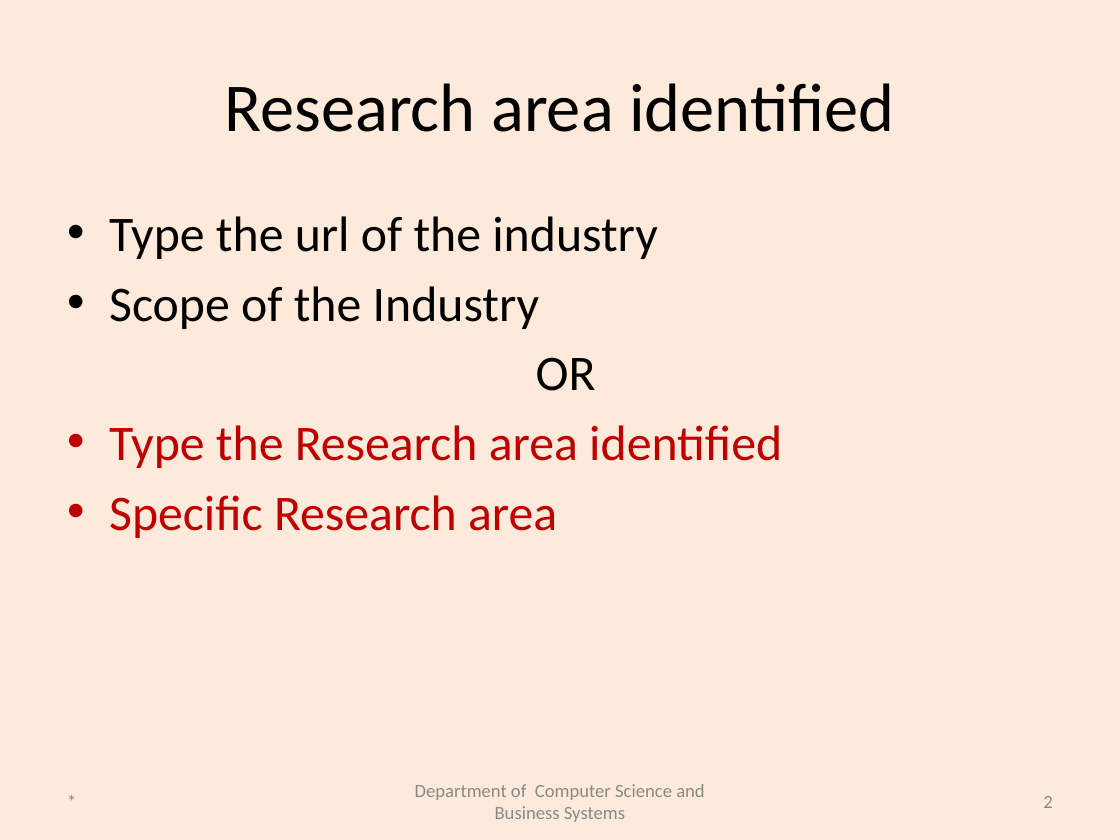
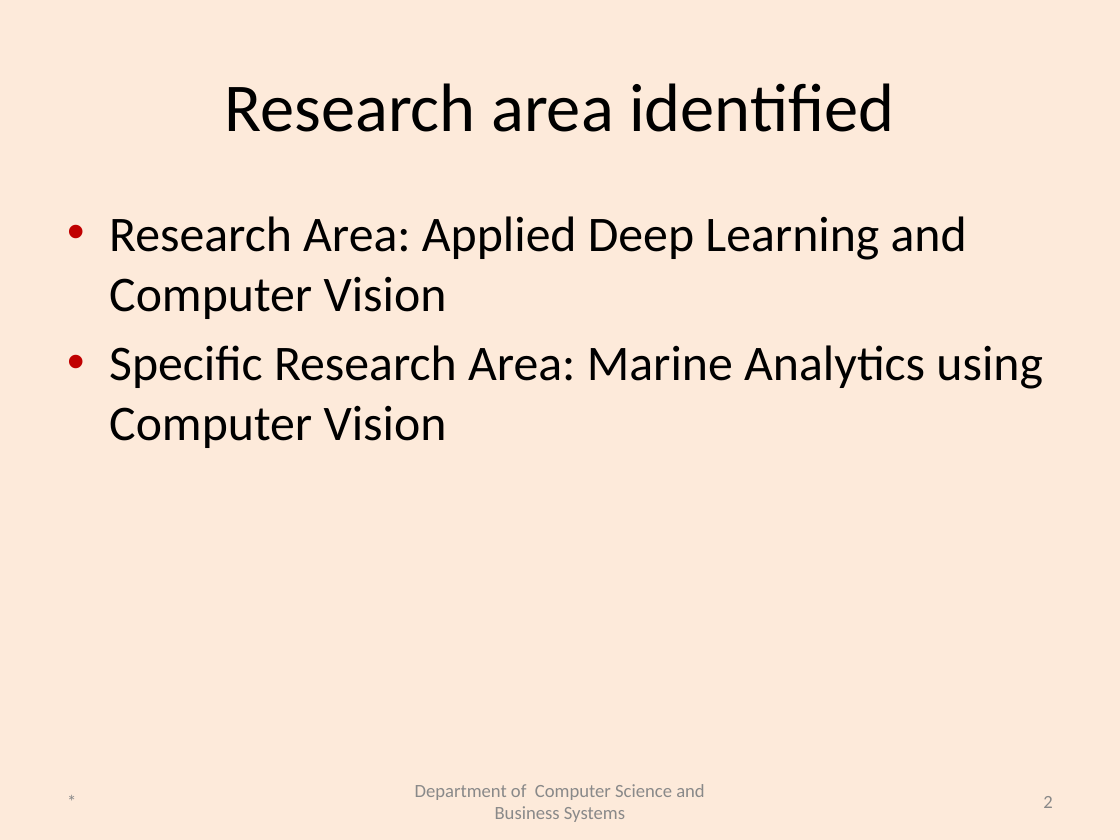
Before and after one commit to aathanush/MiniProject, a slide deck: slide 2 of Review_Template.pptx. Drawn at 1120x840 pixels with LibreOffice and Linux fonts; fonts in the diff are those of the drawing. Boxes give left, top, right and bottom in pixels: in the first picture for what was removed or moved away, otherwise in the second. Text is boxed around its words. In the diff, an @@ line names an element or a change of style, - is before the commit and + after.

```diff
--- a/Review_Template.pptx
+++ b/Review_Template.pptx
@@ text at [109, 216, 1043, 448]: text changed; text colour #C00000 to #000000 @@
-• Type the url of the industry
-• Scope of the Industry
-OR
-• Type the Research area identified
-• Specific Research area
+• Research Area: Applied Deep Learning and Computer Vision
+• Specific Research Area: Marine Analytics using Computer Vision
```
Also in this commit, not shown: 7 other slides changed, 2 slides added, 5 other files.
